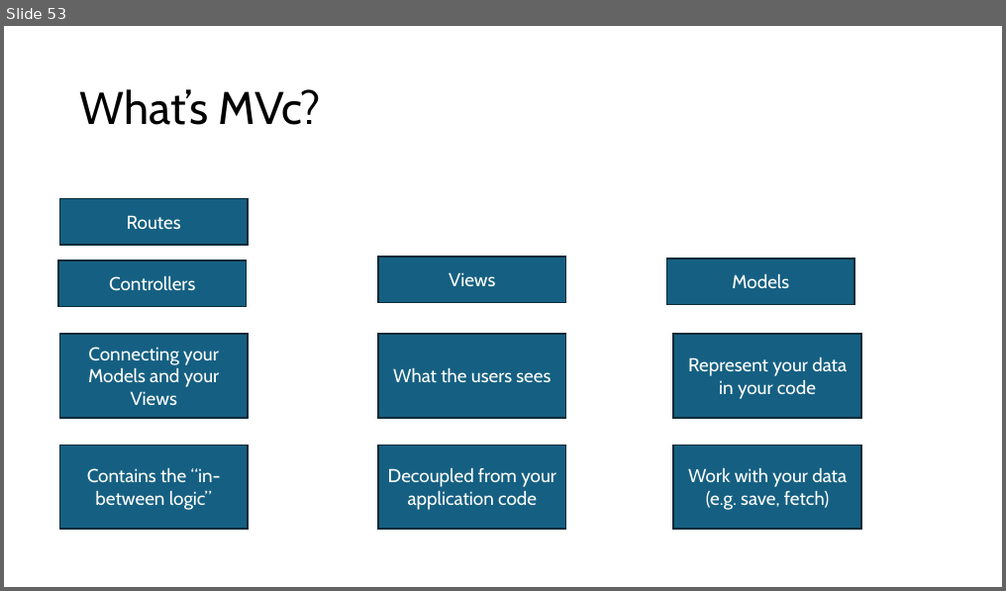
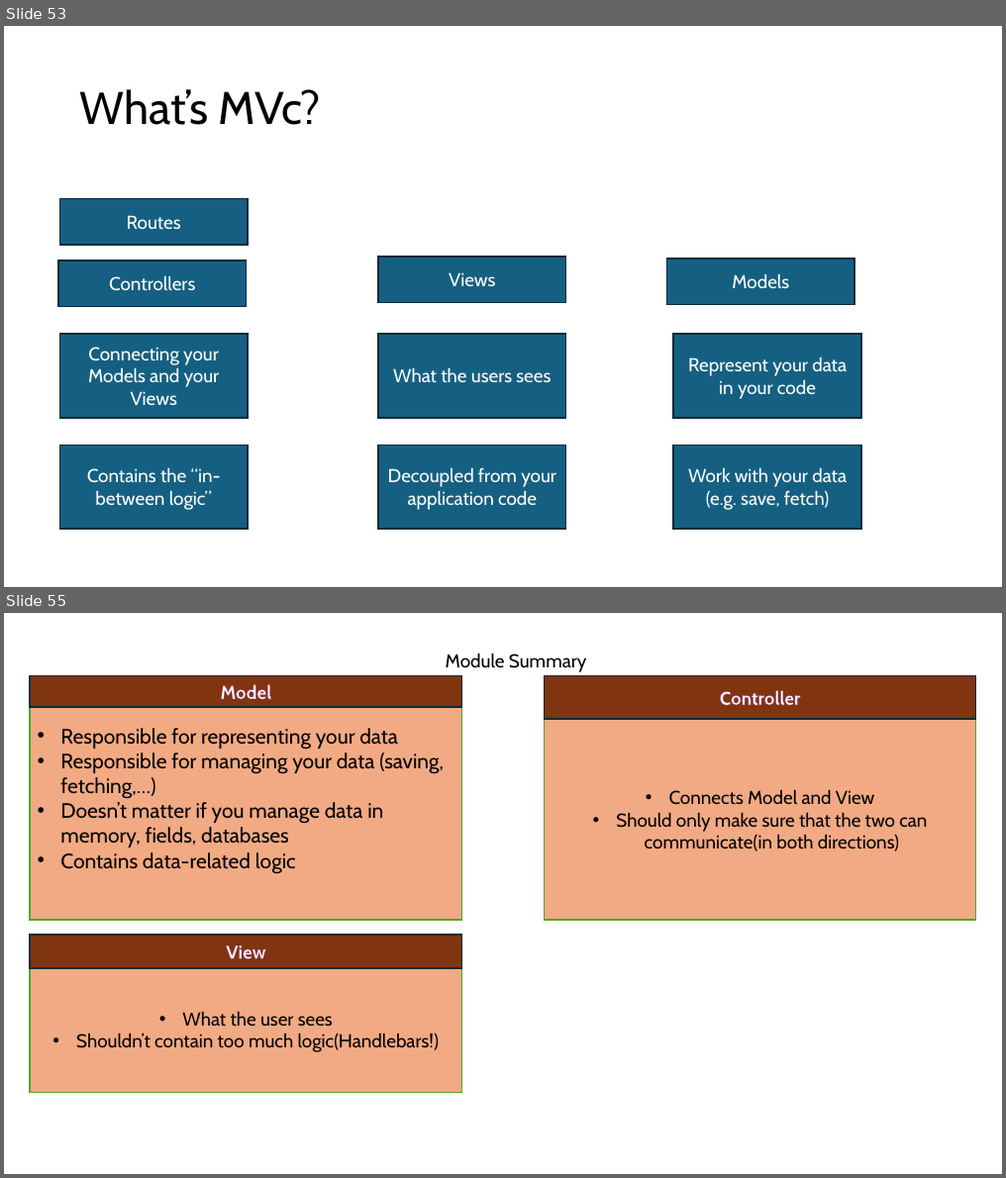
Before and after one commit to PiyushChaturvedii/Batch05, a slide deck: node/Nodejs.pptx. Shown one above the other, each under a label of ours: slide 53 before the commit, slides 53 and 55 after it; the slides between them are not shown. The pictures are 1006x591 and 1006x1178 pixels, drawn with LibreOffice and Linux fonts; fonts in the diff are those of the drawing. Boxes give left, top, right and bottom in pixels: in the first picture for what was removed or moved away, otherwise in the second. Text is boxed around its words. In the diff, an @@ line names an element or a change of style, - is before the commit and + after.

```diff
--- a/node/Nodejs.pptx
+++ b/node/Nodejs.pptx
@@ slide 55 added at box(4, 613, 1002, 1174), background #FFFFFF @@
@@ text added at box(446, 653, 587, 672), 18 pt, text #000000 @@
+Module Summary
@@ rectangle added at box(30, 676, 462, 920), fill #F2AA84, outline #4EA72E 1.5 pt, 20 pt, text #000000 @@
+• Responsible for representing your data
+• Responsible for managing your data (saving, fetching,…)
+• Doesn’t matter if you manage data in memory, fields, databases
+• Contains data-related logic
@@ rectangle added at box(30, 676, 462, 707), fill #80350E, outline #092A39 1.5 pt, 18 pt, text #FFFFFF, bold @@
+Model
@@ rectangle added at box(545, 676, 976, 719), fill #80350E, outline #092A39 1.5 pt, 18 pt, text #FFFFFF, bold @@
+Controller
@@ rectangle added at box(545, 719, 976, 920), fill #F2AA84, outline #4EA72E 1.5 pt, 18 pt, text #000000 @@
+• Connects Model and View
+• Should only make sure that the two can communicate(in both directions)
@@ rectangle added at box(30, 935, 462, 968), fill #80350E, outline #092A39 1.5 pt, 18 pt, text #FFFFFF, bold @@
+View
@@ rectangle added at box(30, 967, 462, 1093), fill #F2AA84, outline #4EA72E 1.5 pt, 18 pt, text #000000 @@
+• What the user sees
+• Shouldn’t contain too much logic(Handlebars!)
```
Also in this commit, not shown: 1 slide changed, 2 other slides added, 54 other files.
